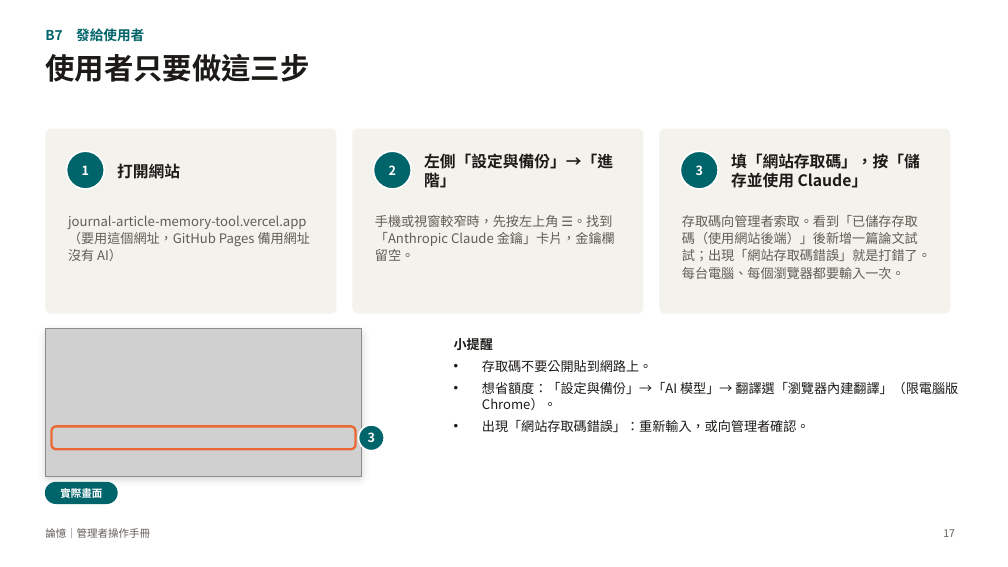
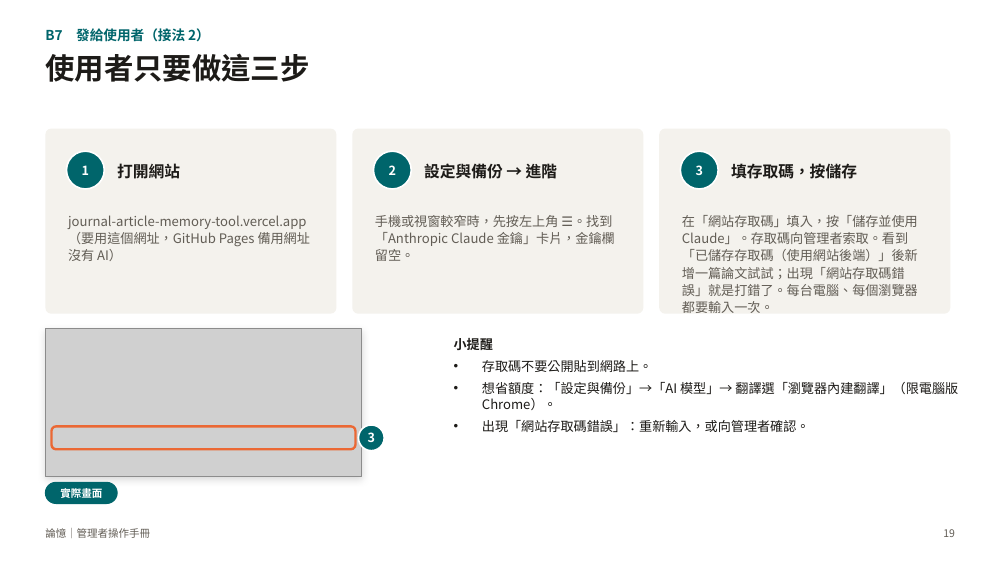
Before and after one commit to charleslin2003-prog/Journal-Article-Memory-Tool, a slide deck: slide 19 of docs/管理者操作手冊_論憶.pptx (slide 17 before the commit). Drawn at 1008x567 pixels with LibreOffice and Linux fonts; fonts in the diff are those of the drawing; grey boxes stand for pictures. Boxes give left, top, right and bottom in pixels: in the first picture for what was removed or moved away, otherwise in the second. Text is boxed around its words. In the diff, an @@ line names an element or a change of style, - is before the commit and + after.

```diff
--- a/docs/管理者操作手冊_論憶.pptx
+++ b/docs/管理者操作手冊_論憶.pptx
@@ text at (45, 28, 210, 42): text changed @@
-B7 發給使用者
+B7 發給使用者（接法 2）
@@ text at (424, 161, 557, 182): text changed @@
-左側「設定與備份」→「進階」
+設定與備份 → 進階
@@ text at (731, 163, 857, 179): text changed @@
-填「網站存取碼」，按「儲存並使用 Claude」
+填存取碼，按儲存
@@ text at (682, 215, 918, 313): text changed @@
-存取碼向管理者索取。看到「已儲存存取碼（使用網站後端）」後新增一篇論文試試；出現「網站存取碼錯誤」就是打錯了。每台電腦、每個瀏覽器都要輸入一次。
+在「網站存取碼」填入，按「儲存並使用 Claude」。存取碼向管理者索取。看到「已儲存存取碼（使用網站後端）」後新增一篇論文試試；出現「網站存取碼錯誤」就是打錯了。每台電腦、每個瀏覽器都要輸入一次。
@@ page number at (943, 529, 955, 537): text changed @@
-17
+19
```
Also in this commit, not shown: 11 other slides changed, 3 slides added, 1 slide removed, 3 other files.
